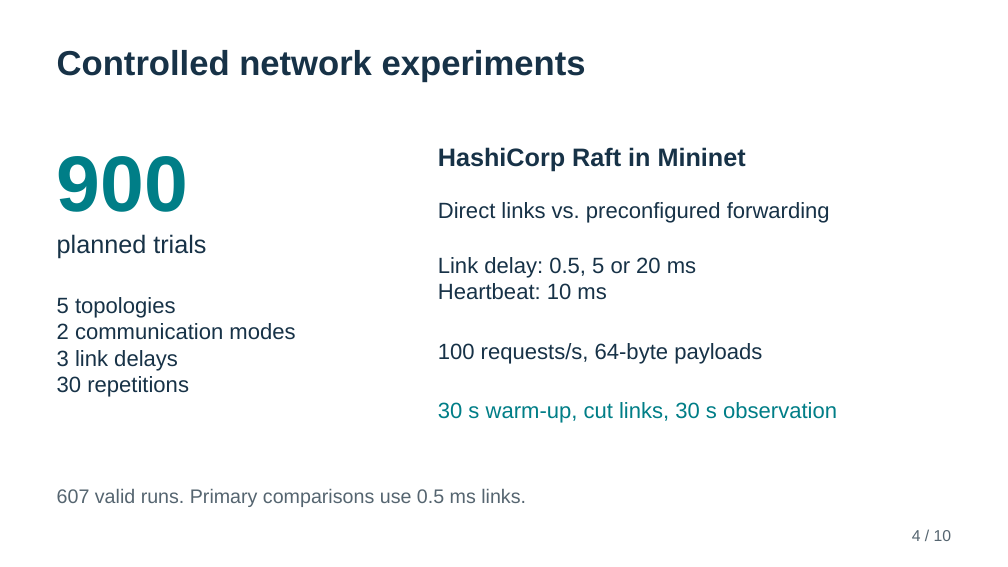
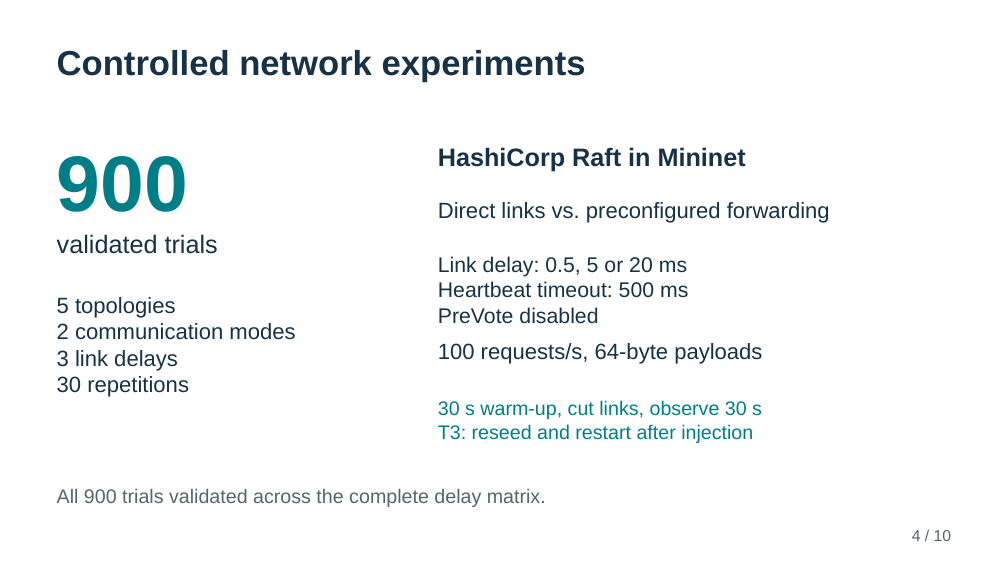
Before and after one commit to TheArtemis/II2202-HT26-Research-Methodology-and-Scientific-Writing, a slide deck: slide 4 of docs/presentation/II2202-final-presentation.pptx. Drawn at 1008x567 pixels with LibreOffice and Linux fonts; fonts in the diff are those of the drawing. Boxes give left, top, right and bottom in pixels: in the first picture for what was removed or moved away, otherwise in the second. Text is boxed around its words. In the diff, an @@ line names an element or a change of style, - is before the commit and + after.

```diff
--- a/docs/presentation/II2202-final-presentation.pptx
+++ b/docs/presentation/II2202-final-presentation.pptx
@@ text at (57,234,218,254): text changed @@
-planned trials
+validated trials
@@ text at (438,256,687,277): size 21 to 20.2 pt in "Link delay: 0.5, 5 or 20 ms" @@
@@ text at (438,281,688,324): text changed; size 21 to 20.2 pt @@
-Heartbeat: 10 ms
+Heartbeat timeout: 500 ms
+PreVote disabled
@@ text at (438,400,762,443): text changed; size 21 to 18.8 pt @@
-30 s warm-up, cut links, 30 s observation
+30 s warm-up, cut links, observe 30 s
+T3: reseed and restart after injection
@@ text at (57,489,546,507): text changed @@
-607 valid runs. Primary comparisons use 0.5 ms links.
+All 900 trials validated across the complete delay matrix.
```
Also in this commit, not shown: 4 other slides changed, 1 slide added, 1 slide removed, 2 other files.
